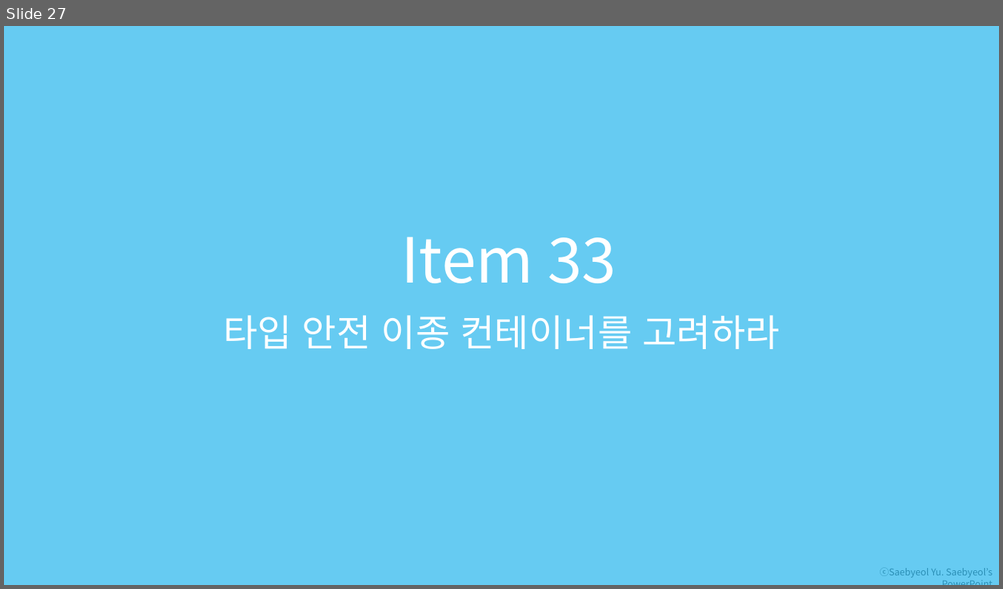
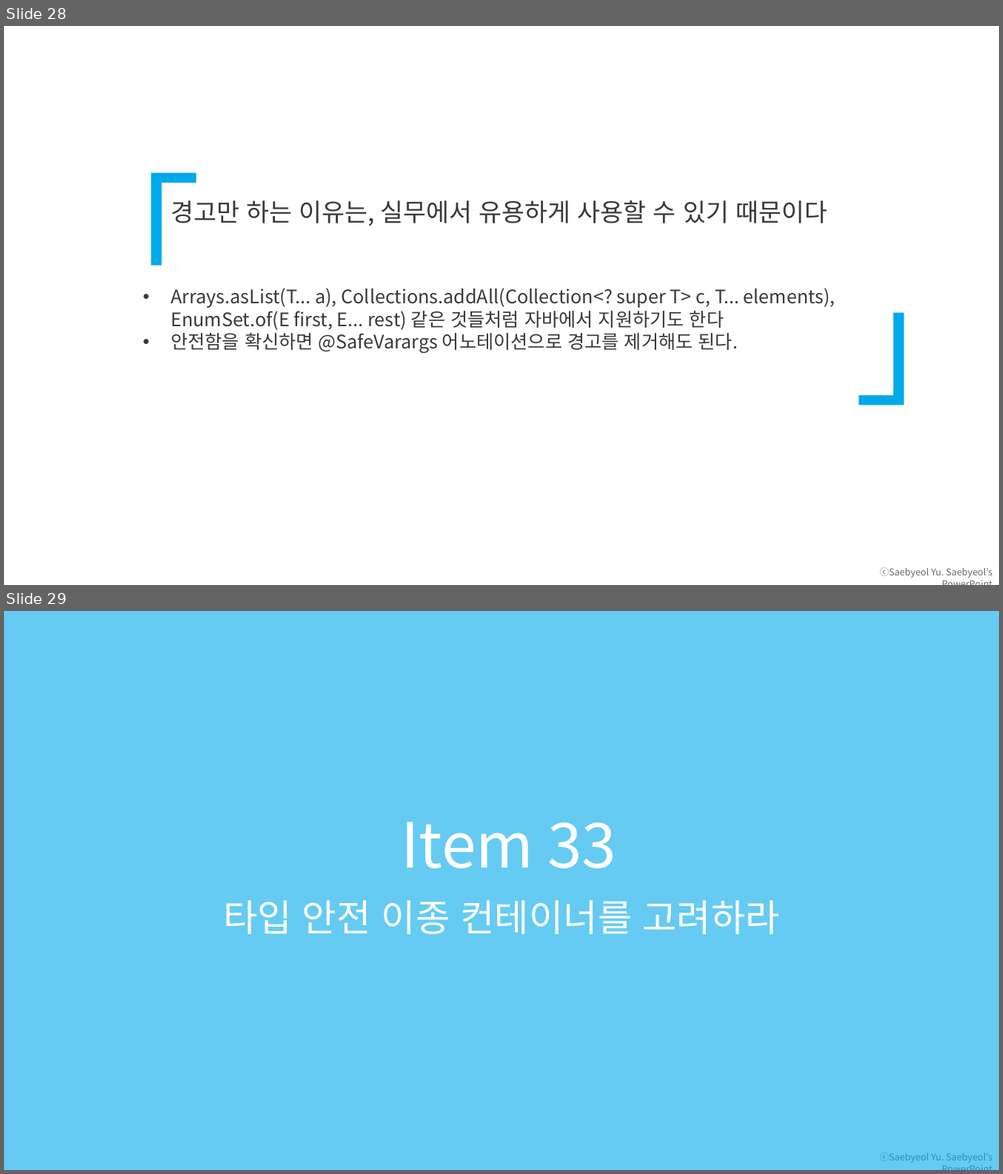
Before and after one commit to ProsyncStudy/EffectiveJava_3e, a slide deck: markdown/ch5.pptx. Shown one above the other, each under a label of ours: slide 27 before the commit, slides 28 and 29 after it. The pictures are 1003x589 and 1003x1174 pixels, drawn with LibreOffice and Linux fonts; fonts in the diff are those of the drawing. Boxes give left, top, right and bottom in pixels: in the first picture for what was removed or moved away, otherwise in the second. Text is boxed around its words. In the diff, an @@ line names an element or a change of style, - is before the commit and + after.

```diff
--- a/markdown/ch5.pptx
+++ b/markdown/ch5.pptx
@@ slide 28 added at <box>4,26,999,585</box>, background #FFFFFF; not listed: 1 template element that a slide beside it also shows @@
@@ text added at <box>58,173,201,327</box>, 138 pt, text #00A9EA @@
+「
@@ text added at <box>170,201,827,226</box>, 24 pt, text #3A3838 @@
+경고만 하는 이유는, 실무에서 유용하게 사용할 수 있기 때문이다
@@ text added at <box>170,288,835,353</box>, 18 pt, text #3A3838 @@
+• Arrays.asList(T... a), Collections.addAll(Collection<? super T> c, T... elements), EnumSet.of(E first, E... rest) 같은 것들처럼 자바에서 지원하기도 한다
+• 안전함을 확신하면 @SafeVarargs 어노테이션으로 경고를 제거해도 된다.
@@ text added at <box>854,312,996,406</box>, 138 pt, text #00A9EA @@
+」
@@ what was slide 27 is now slide 29 @@
```
Also in this commit, not shown: 2 slides changed, 1 other slide added.
